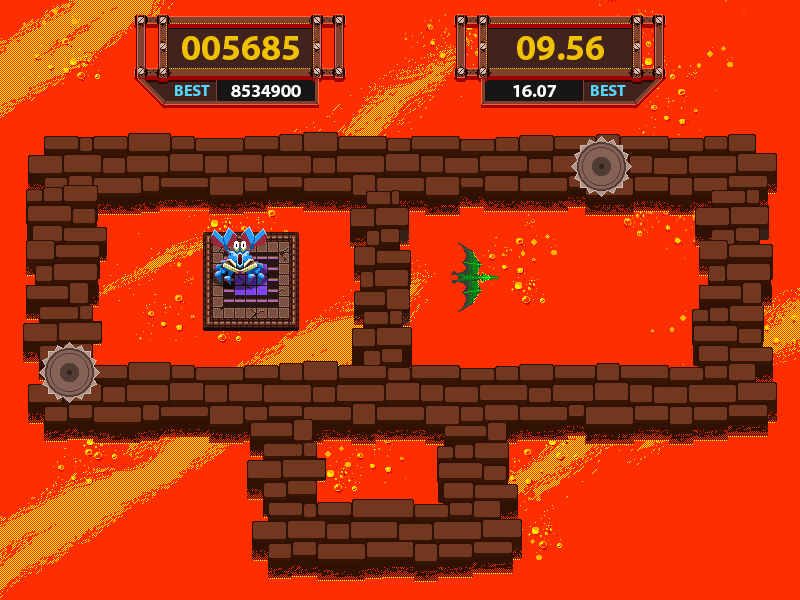
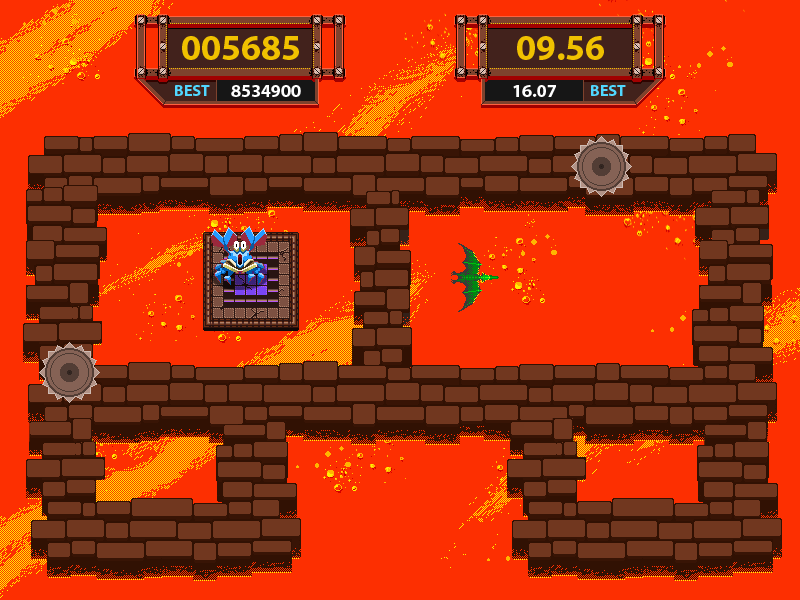
Layered file, before and after one edit (800px x 600px). Changes by layer:
added layer "Calque 17 copie" in group "LD" over [507, 418, 782, 581]
added layer "Calque 17" in group "LD" over [26, 418, 301, 581]
hid "LD copy 2" over [26, 418, 777, 582]
showed "LD copy" over [29, 418, 770, 445]
